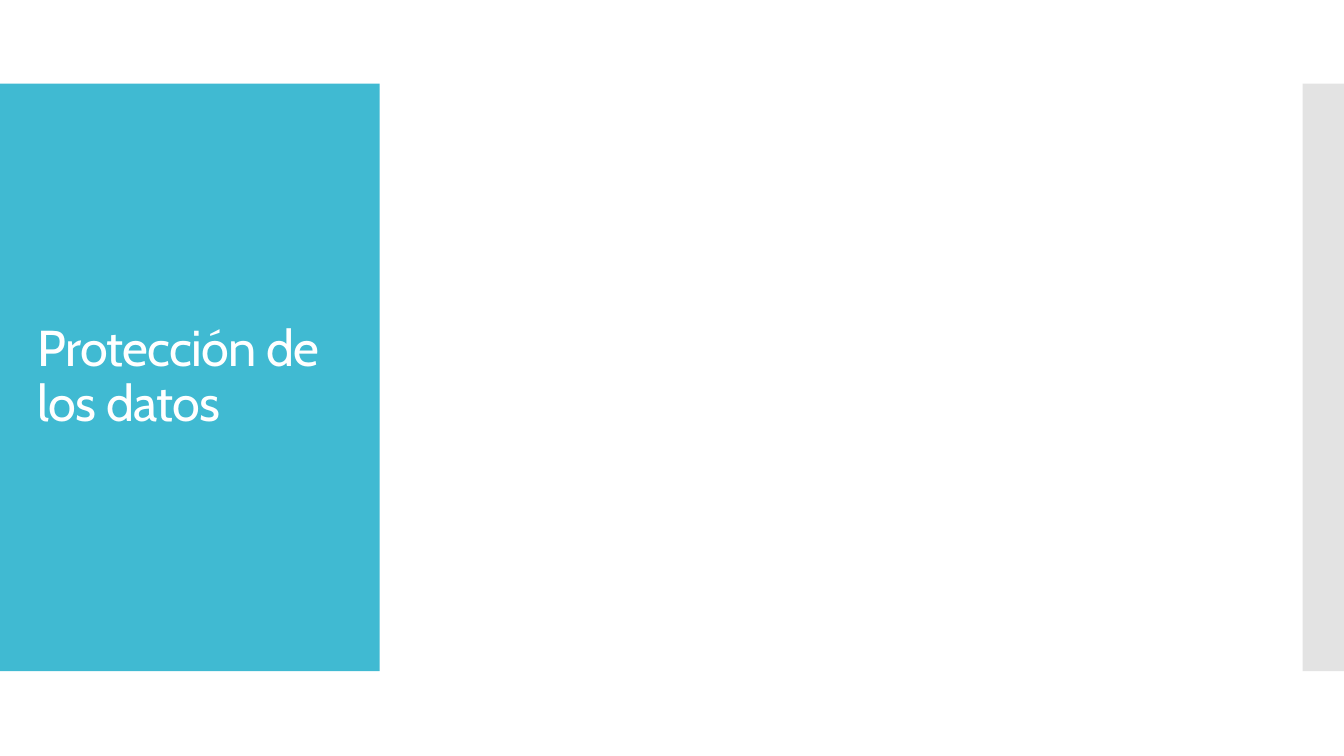
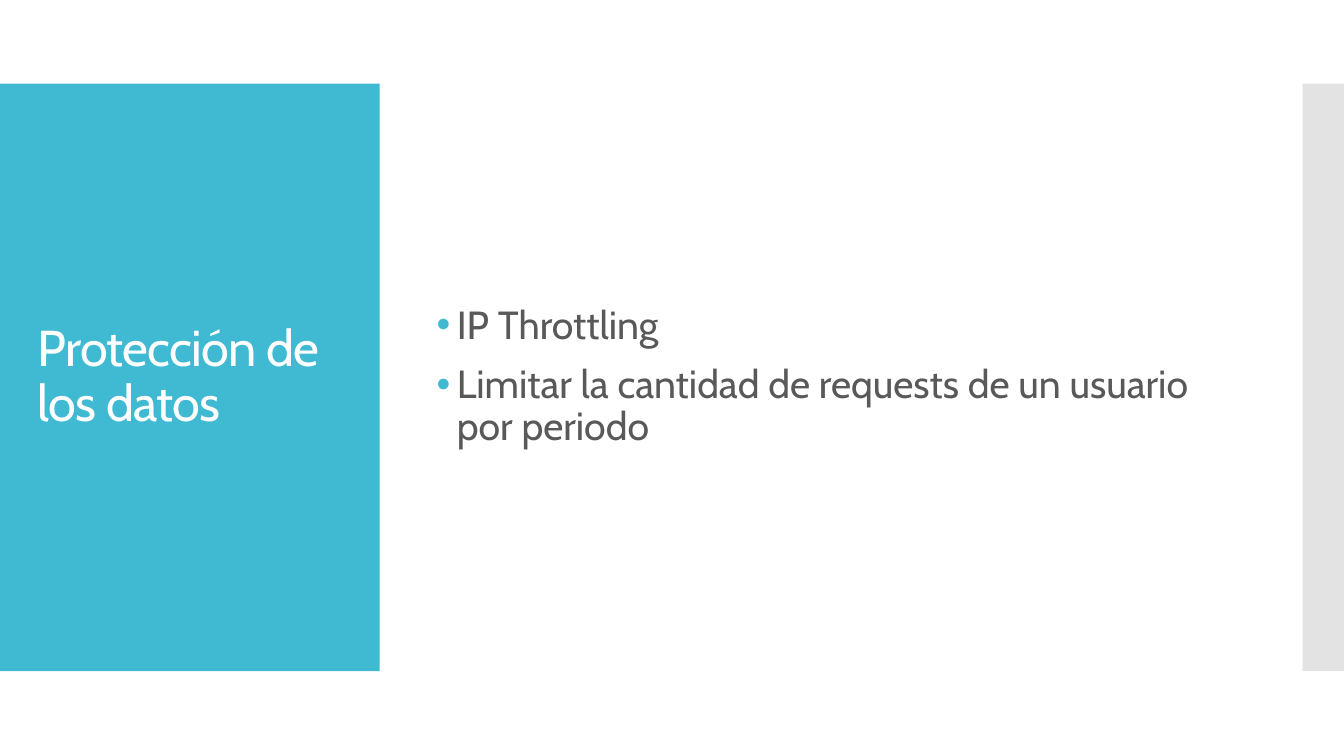
Before and after one commit to dschenkelman/taller-proyectos, a slide deck: slide 14 of Assets/PresentacionTecnica.pptx (slide 12 before the commit). Drawn at 1344x756 pixels with LibreOffice and Linux fonts; fonts in the diff are those of the drawing. Boxes give left, top, right and bottom in pixels: in the first picture for what was removed or moved away, otherwise in the second. Text is boxed around its words. In the diff, an @@ line names an element or a change of style, - is before the commit and + after.

```diff
--- a/Assets/PresentacionTecnica.pptx
+++ b/Assets/PresentacionTecnica.pptx
@@ text added at (457, 309, 1188, 450), 28 pt, text #595959 @@
+• IP Throttling
+• Limitar la cantidad de requests de un usuario por periodo
```
Also in this commit, not shown: 4 slides added.
